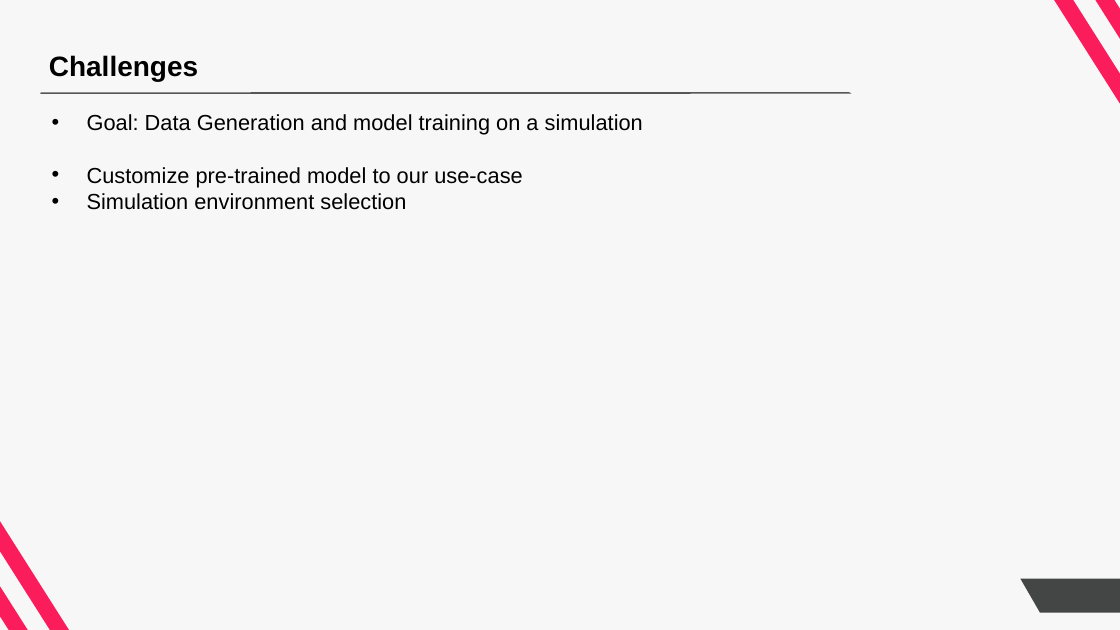
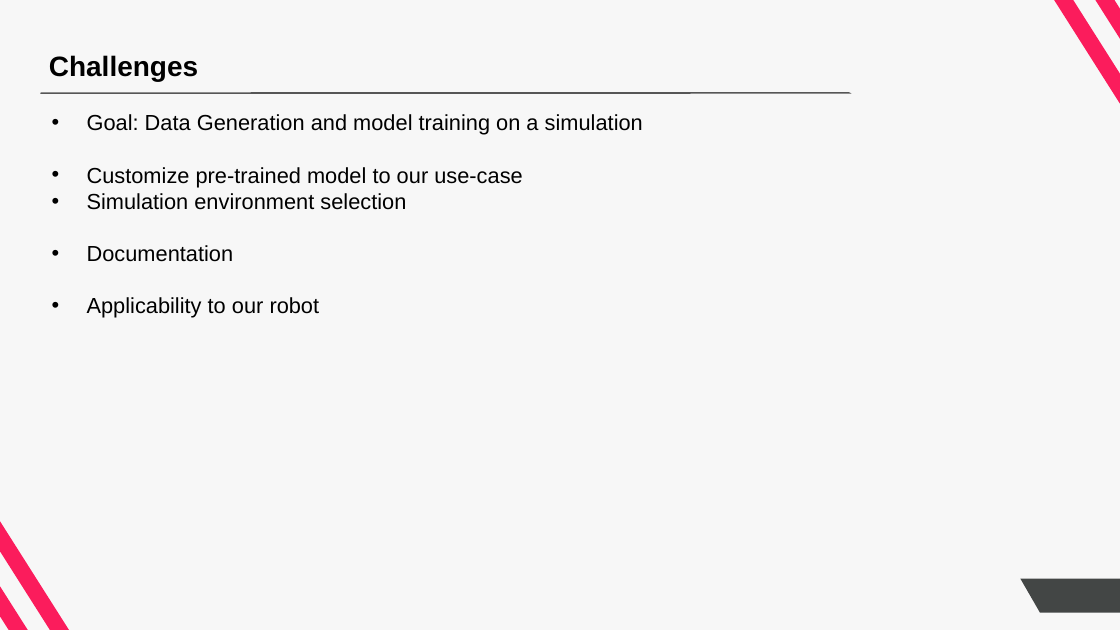
Before and after one commit to pradyai/Organizer-Robot, a slide deck: slide 6 of midterm_orgrobot.pptx. Drawn at 1120x630 pixels with LibreOffice and Linux fonts; fonts in the diff are those of the drawing; background and template pictures are left out. Boxes give left, top, right and bottom in pixels: in the first picture for what was removed or moved away, otherwise in the second. Text is boxed around its words. In the diff, an @@ line names an element or a change of style, - is before the commit and + after.

Commit message:
updated presentation

```diff
--- a/midterm_orgrobot.pptx
+++ b/midterm_orgrobot.pptx
@@ text at box(87, 245, 320, 318): paragraphs added @@
+• Documentation
+• Applicability to our robot
```
Also in this commit, not shown: 1 other slide changed, 1 slide added, 1 slide removed.
